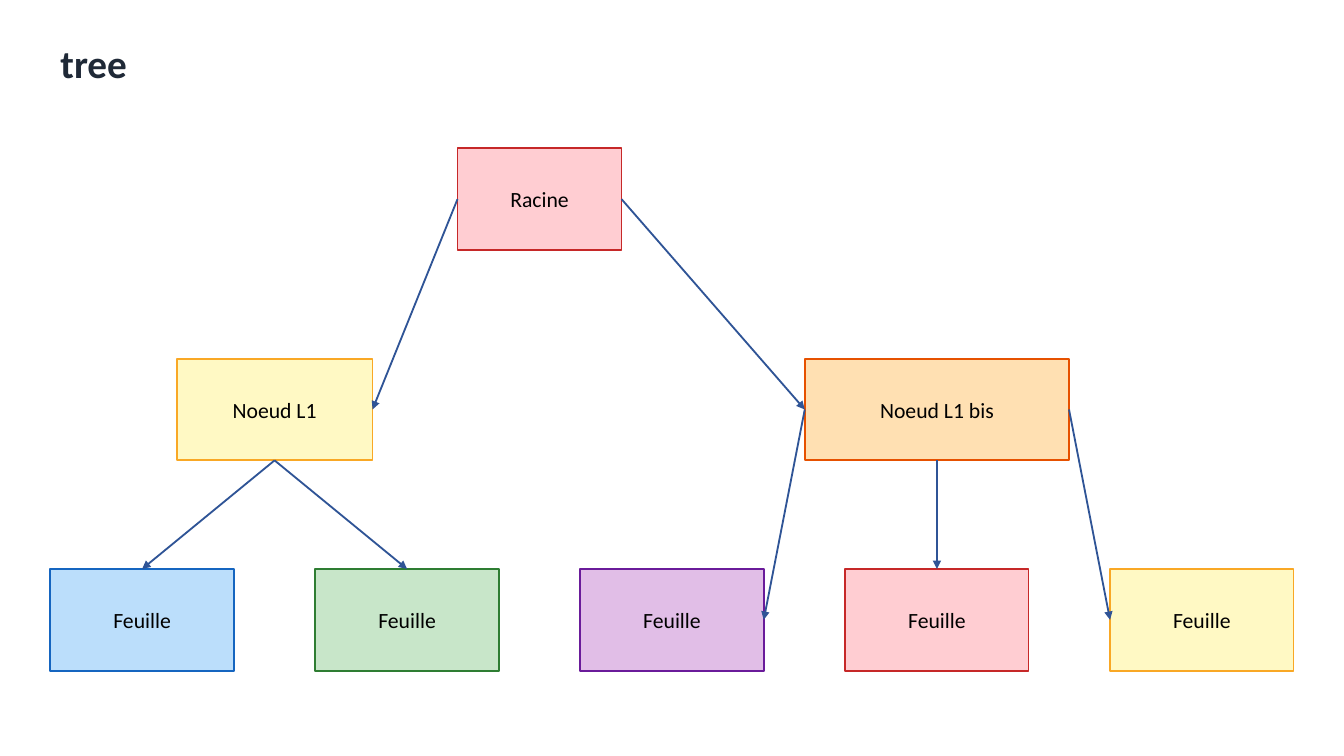
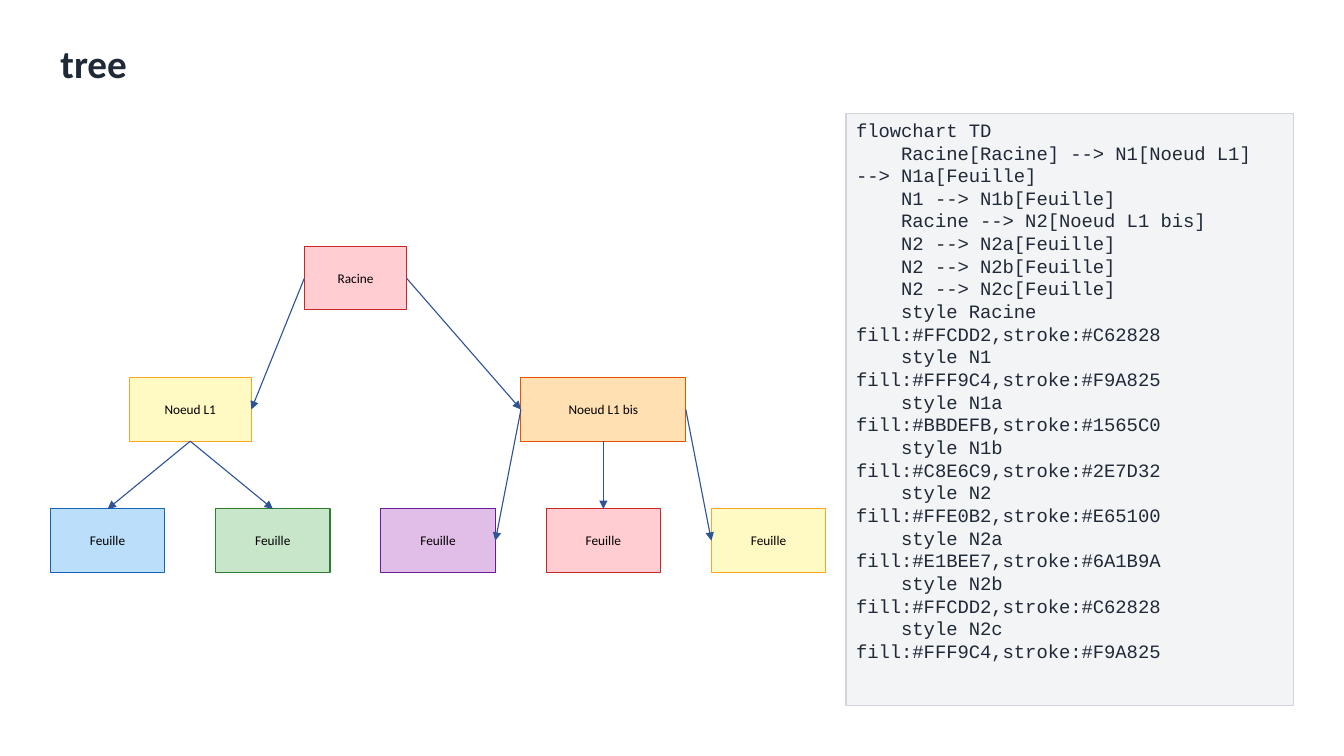
Before and after one commit to nicolasbridelance/md2nativedocx, a slide deck: slide 56 of test-corpus/word-verification/all-types-deck.pptx. Drawn at 1344x756 pixels with LibreOffice and Linux fonts; fonts in the diff are those of the drawing. Boxes give left, top, right and bottom in pixels: in the first picture for what was removed or moved away, otherwise in the second. Text is boxed around its words. In the diff, an @@ line names an element or a change of style, - is before the commit and + after.

```diff
--- a/test-corpus/word-verification/all-types-deck.pptx
+++ b/test-corpus/word-verification/all-types-deck.pptx
@@ rectangle added at box(846, 113, 1294, 706), fill #F3F4F6, outline #D1D5DB 0.75 pt, 13.5 pt, text #1F2937 @@
+flowchart TD
+Racine[Racine] --> N1[Noeud L1] --> N1a[Feuille]
+N1 --> N1b[Feuille]
+Racine --> N2[Noeud L1 bis]
+N2 --> N2a[Feuille]
+N2 --> N2b[Feuille]
+N2 --> N2c[Feuille]
+style Racine fill:#FFCDD2,stroke:#C62828
+style N1 fill:#FFF9C4,stroke:#F9A825
+style N1a fill:#BBDEFB,stroke:#1565C0
+style N1b fill:#C8E6C9,stroke:#2E7D32
+style N2 fill:#FFE0B2,stroke:#E65100
+style N2a fill:#E1BEE7,stroke:#6A1B9A
+style N2b fill:#FFCDD2,stroke:#C62828
+style N2c fill:#FFF9C4,stroke:#F9A825
@@ rectangle "Racine": place and size @@
-rectangle "Racine" at box(458, 148, 622, 250)
+rectangle "Racine" at box(304, 247, 406, 311)
@@ rectangle "Racine" at box(304, 247, 406, 311): size 15.5 to 9.5 pt; outline #C62828 1.29 pt to #C62828 0.81 pt @@
@@ arrow moved from (458, 200) - (373, 409) to (304, 278) - (251, 409) @@
@@ arrow (304, 278) - (251, 409): stroke #2F5496 1.29 pt to #2F5496 0.81 pt @@
@@ arrow moved from (622, 200) - (805, 409) to (406, 278) - (521, 409) @@
@@ arrow (406, 278) - (521, 409): stroke #2F5496 1.29 pt to #2F5496 0.81 pt @@
@@ rectangle "Noeud L1": place and size @@
-rectangle "Noeud L1" at box(176, 359, 372, 461)
+rectangle "Noeud L1" at box(129, 378, 251, 442)
@@ rectangle "Noeud L1" at box(129, 378, 251, 442): size 15.5 to 9.5 pt; outline #F9A825 1.29 pt to #F9A825 0.81 pt @@
@@ rectangle "Noeud L1 bis": place and size @@
-rectangle "Noeud L1 bis" at box(805, 359, 1069, 461)
+rectangle "Noeud L1 bis" at box(521, 378, 687, 442)
@@ rectangle "Noeud L1 bis" at box(521, 378, 687, 442): size 15.5 to 9.5 pt; outline #E65100 1.29 pt to #E65100 0.81 pt @@
@@ arrow moved from (805, 409) - (764, 620) to (521, 409) - (495, 540) @@
@@ arrow (521, 409) - (495, 540): stroke #2F5496 1.29 pt to #2F5496 0.81 pt @@
@@ arrow moved from (1070, 409) - (1110, 620) to (686, 409) - (712, 540) @@
@@ arrow (686, 409) - (712, 540): stroke #2F5496 1.29 pt to #2F5496 0.81 pt @@
@@ arrow moved from (274, 461) - (142, 569) to (191, 442) - (108, 509) @@
@@ arrow (191, 442) - (108, 509): stroke #2F5496 1.29 pt to #2F5496 0.81 pt @@
@@ arrow moved from (274, 461) - (407, 569) to (191, 442) - (273, 509) @@
@@ arrow (191, 442) - (273, 509): stroke #2F5496 1.29 pt to #2F5496 0.81 pt @@
@@ arrow moved from (937, 461) - (937, 569) to (604, 442) - (604, 509) @@
@@ arrow (604, 442) - (604, 509): stroke #2F5496 1.29 pt to #2F5496 0.81 pt @@
@@ rectangle "Feuille": place and size @@
-rectangle "Feuille" at box(50, 569, 234, 670)
+rectangle "Feuille" at box(50, 509, 165, 573)
@@ rectangle "Feuille" at box(50, 509, 165, 573): size 15.5 to 9.5 pt; outline #1565C0 1.29 pt to #1565C0 0.81 pt @@
@@ rectangle "Feuille": place and size @@
-rectangle "Feuille" at box(316, 569, 499, 670)
+rectangle "Feuille" at box(216, 509, 331, 573)
@@ rectangle "Feuille" at box(216, 509, 331, 573): size 15.5 to 9.5 pt; outline #2E7D32 1.29 pt to #2E7D32 0.81 pt @@
@@ rectangle "Feuille": place and size @@
-rectangle "Feuille" at box(581, 569, 764, 670)
+rectangle "Feuille" at box(381, 509, 496, 573)
@@ rectangle "Feuille" at box(381, 509, 496, 573): size 15.5 to 9.5 pt; outline #6A1B9A 1.29 pt to #6A1B9A 0.81 pt @@
@@ rectangle "Feuille" at box(546, 509, 661, 573): size 15.5 to 9.5 pt; outline #C62828 1.29 pt to #C62828 0.81 pt @@
@@ rectangle "Feuille": place and size @@
-rectangle "Feuille" at box(845, 569, 1028, 670)
+rectangle "Feuille" at box(546, 509, 661, 573)
@@ rectangle "Feuille" at box(712, 509, 827, 573): size 15.5 to 9.5 pt; outline #F9A825 1.29 pt to #F9A825 0.81 pt @@
@@ rectangle "Feuille": place and size @@
-rectangle "Feuille" at box(1110, 569, 1294, 670)
+rectangle "Feuille" at box(712, 509, 827, 573)
```
Also in this commit, not shown: 61 other slides changed, 42 other files.
